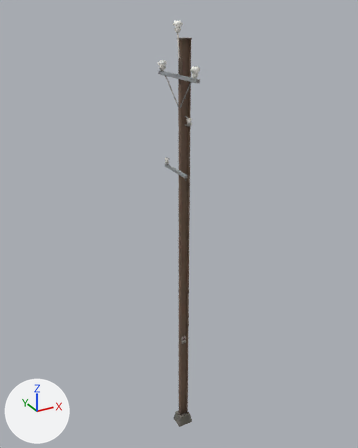
What one commit did to the glTF model nostalgia/assets3d/pole_rail.glb.
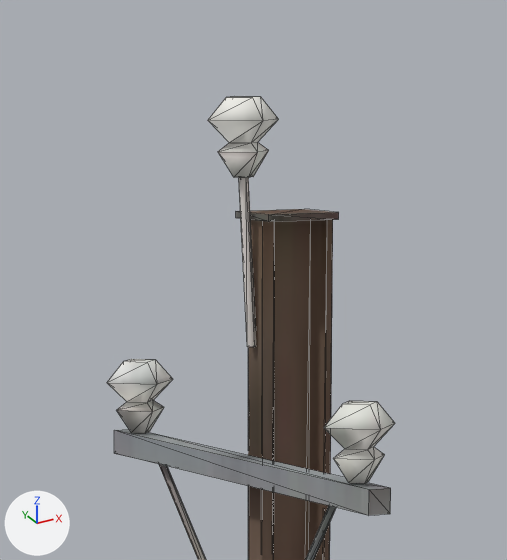
The first picture shows the older version from a 50 mm camera at (-21.7, -38.6, 44.5) aimed at (0.2, 1.3, 24.6). The close-ups show the older and then the newer version on the part from 39% to 61% of the width and 1% to 20% of the height of that picture. Only the edits that show in the close-ups are written down. Every picture has the same lights, and +X, +Y and +Z are marked at lower left. The close-ups show mesh edges as thin lines. Vertices at exactly the same position are counted once.

The first close-up shows 'pole_rail'.
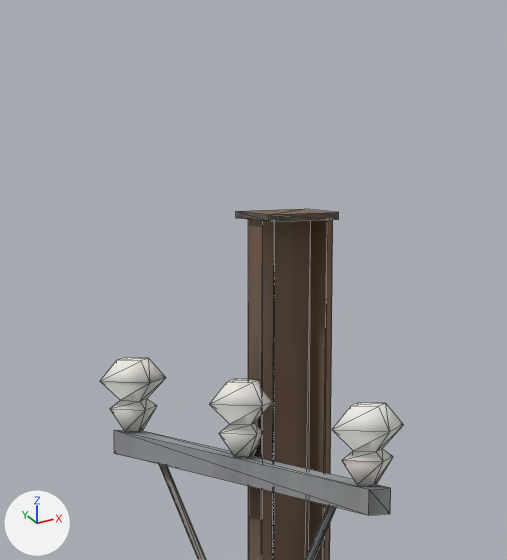
Boxes (x1, y1, x2, y2) around the edits, measured in the close-ups (507 x 560 px; the box of a moved part takes in the faces that stretch with it):
'pole_rail', reshaped: before (107, 96, 395, 560); after (100, 209, 404, 560)
part 1 of me_pole_rail, moved or reshaped: before (208, 96, 279, 178); after (209, 379, 275, 457)
part 2 of me_pole_rail, deleted: before (239, 177, 256, 347)
part 3 of me_pole_rail, moved or reshaped: before (107, 359, 395, 484); after (100, 358, 404, 485)
part 4 of me_pole_rail, surface changed: (263, 219, 391, 560) in both

Edits to the bpy script that builds the scene:
```text
Change me_pole_rail:
    used by ob_pole_rail; location = (0.0, 0.0, 0.0)
    remove me_pole_rail.from_pydata(...)  # 207 vertices, 283 faces; spans x -1.1..0.9, y -3.4..3.4, z 0.0..43.4
    add me_pole_rail.from_pydata(...)  # 199 vertices, 275 faces; spans x -1.1..0.9, y -3.6..3.6, z 0.0..42.1
    me_pole_rail part 1: the loose piece of 20 vertices spanning x -1.1..-0.1, y -0.5..0.5, z 42.5..43.4 is moved by (0.0, 0.0, -3.3)
    me_pole_rail part 2: the loose piece of 8 vertices spanning x -0.7..-0.4, y -0.1..0.1, z 40.5..42.5 is deleted
    me_pole_rail part 3
    38 vertices are removed from x -1.1..-0.1, y -3.4..3.4, z 39.2..40.1
    68 faces are deleted
    2 vertices move within x -0.6, y -3.0..3.0, z 39.2
    38 vertices are added at x -1.1..-0.1, y -3.6..3.6, z 39.2..40.1
    68 new faces join them
    me_pole_rail part 4: 78 kept faces spanning x -0.9..0.4, y -3.4..3.4, z 0.0..42.0 get new texture (UV) coordinates
```
